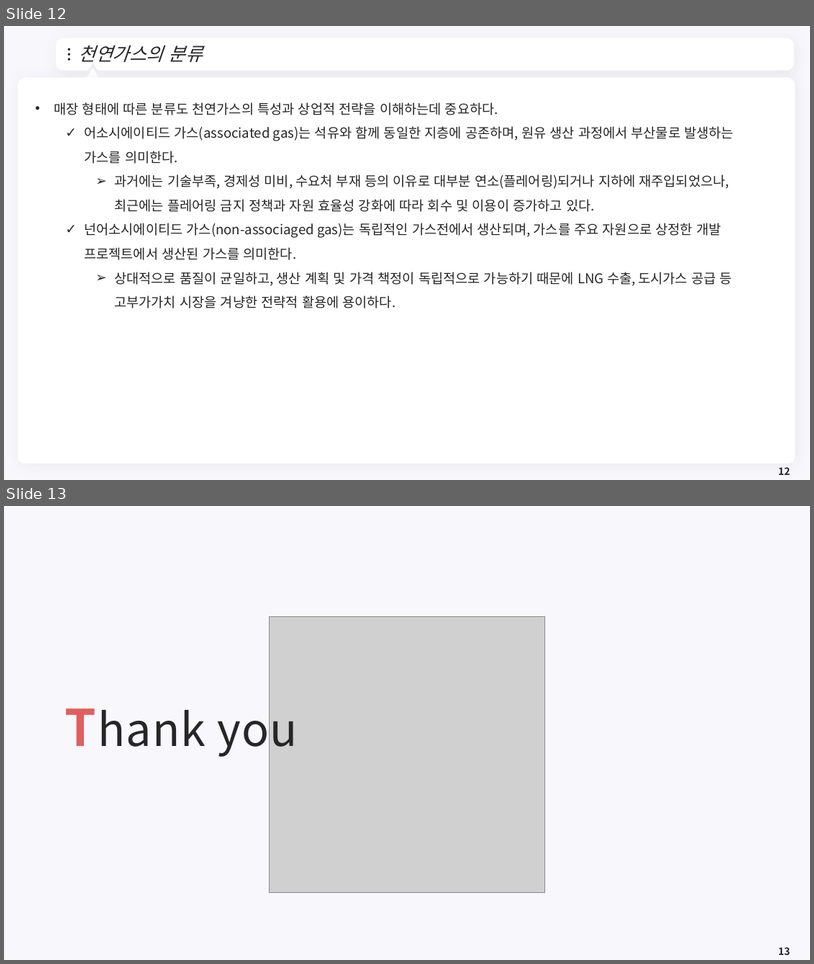
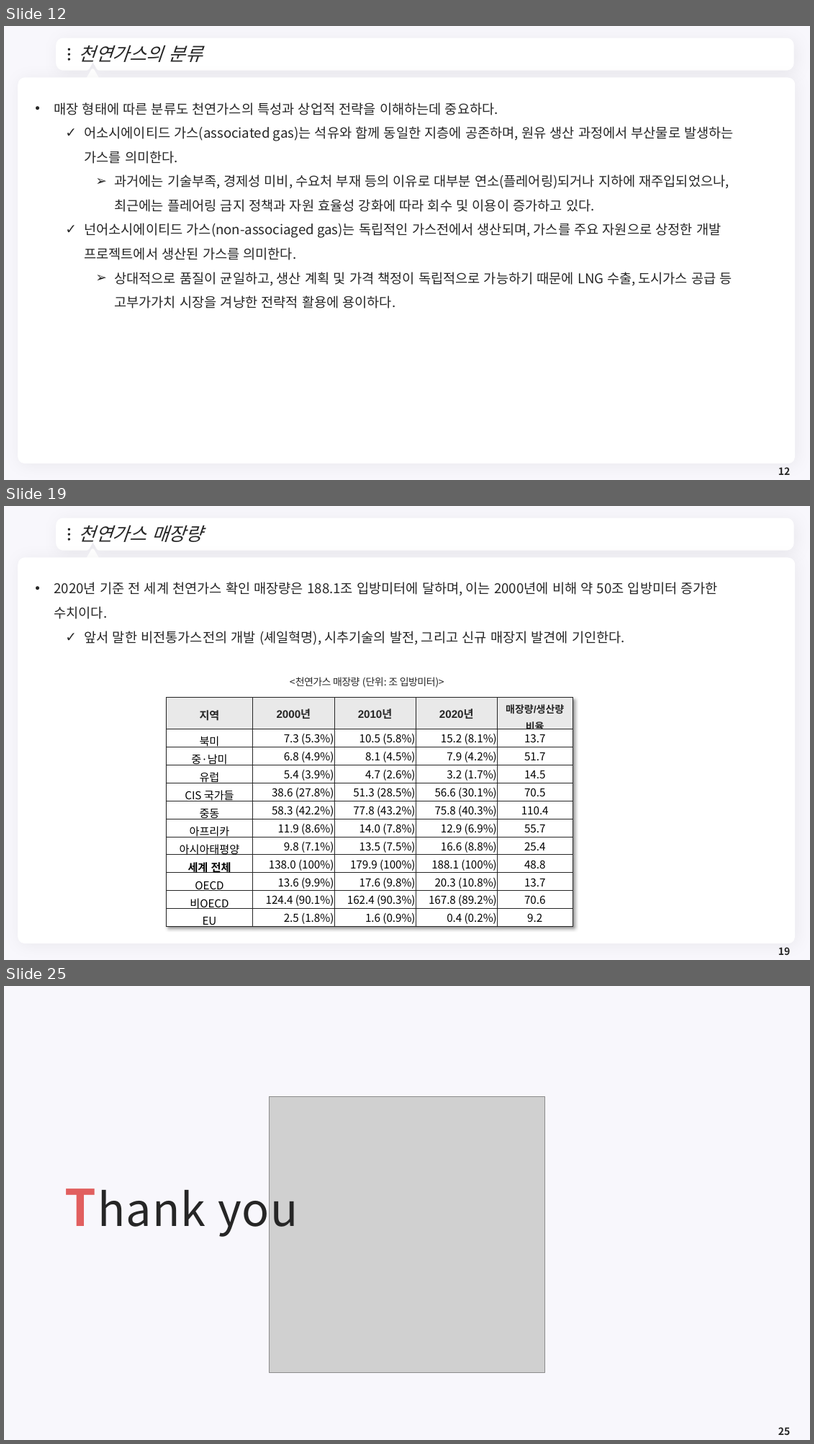
Before and after one commit to meandthey/Teaching, a slide deck: 에너지경제학/자원에너지경제학_Chapter_3 (가스).pptx. Shown one above the other, each under a label of ours: slides 12 and 13 before the commit, slides 12, 19 and 25 after it; the slides between them are not shown. The pictures are 814x964 and 814x1444 pixels, drawn with LibreOffice and Linux fonts; fonts in the diff are those of the drawing; grey boxes stand for pictures; background and template pictures are left out. Boxes give left, top, right and bottom in pixels: in the first picture for what was removed or moved away, otherwise in the second. Text is boxed around its words. In the diff, an @@ line names an element or a change of style, - is before the commit and + after.

```diff
--- a/에너지경제학/자원에너지경제학_Chapter_3 (가스).pptx
+++ b/에너지경제학/자원에너지경제학_Chapter_3 (가스).pptx
@@ slide 19 added at <box>4,506,810,960</box>, background #F8F7FC; not listed: 7 template elements that a slide beside it also shows @@
@@ title added at <box>79,525,203,542</box>, 22 pt, text #262626, italic @@
+천연가스 매장량
@@ text added at <box>54,582,718,645</box>, 16 pt, text #262626 @@
+• 2020년 기준 전 세계 천연가스 확인 매장량은 188.1조 입방미터에 달하며, 이는 2000년에 비해 약 50조 입방미터 증가한 수치이다.
+  ✓ 앞서 말한 비전통가스전의 개발 (셰일혁명), 시추기술의 발전, 그리고 신규 매장지 발견에 기인한다.
@@ text added at <box>290,677,445,687</box>, 12 pt, text #262626 @@
+<천연가스 매장량 (단위: 조 입방미터)>
@@ table added at <box>166,698,574,931</box>, 12 rows, 5 columns @@
+지역 | 2000년 | 2010년 | 2020년 | 매장량/생산량 / 비율
+북미 | 7.3 (5.3%) | 10.5 (5.8%) | 15.2 (8.1%) | 13.7
+중·남미 | 6.8 (4.9%) | 8.1 (4.5%) | 7.9 (4.2%) | 51.7
+유럽 | 5.4 (3.9%) | 4.7 (2.6%) | 3.2 (1.7%) | 14.5
+CIS 국가들 | 38.6 (27.8%) | 51.3 (28.5%) | 56.6 (30.1%) | 70.5
+중동 | 58.3 (42.2%) | 77.8 (43.2%) | 75.8 (40.3%) | 110.4
+아프리카 | 11.9 (8.6%) | 14.0 (7.8%) | 12.9 (6.9%) | 55.7
+아시아태평양 | 9.8 (7.1%) | 13.5 (7.5%) | 16.6 (8.8%) | 25.4
+세계 전체 | 138.0 (100%) | 179.9 (100%) | 188.1 (100%) | 48.8
+OECD | 13.6 (9.9%) | 17.6 (9.8%) | 20.3 (10.8%) | 13.7
+비OECD | 124.4 (90.1%) | 162.4 (90.3%) | 167.8 (89.2%) | 70.6
+EU | 2.5 (1.8%) | 1.6 (0.9%) | 0.4 (0.2%) | 9.2
@@ page number added at <box>779,947,790,955</box>, 12 pt, text #262626, bold @@
+19
@@ what was slide 13 is now slide 25 @@
@@ page number at <box>779,1427,790,1435</box>: text changed @@
-13
+25
```
Also in this commit, not shown: 11 other slides added.
